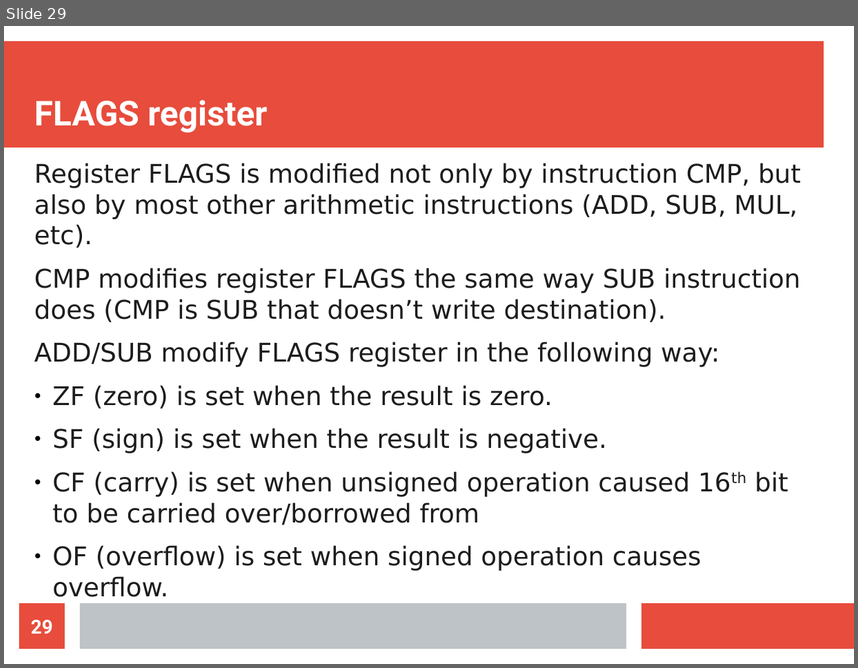
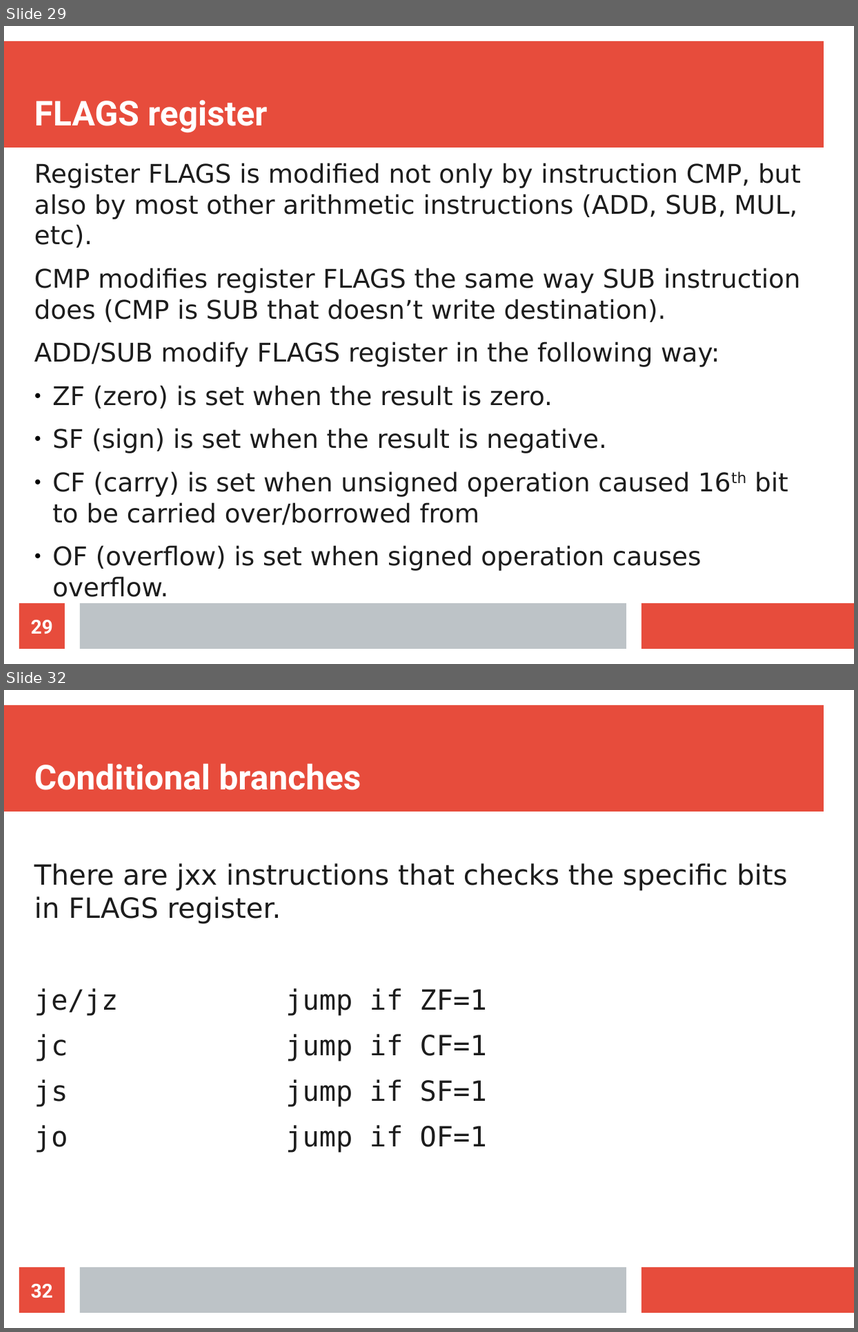
Before and after one commit to sorokin/cpp-course, a slide deck: lecture-1e.odp. Shown one above the other, each under a label of ours: slide 29 before the commit, slides 29 and 32 after it; the slides between them are not shown. The pictures are 858x668 and 858x1332 pixels, drawn with LibreOffice and Linux fonts; fonts in the diff are those of the drawing. Boxes give left, top, right and bottom in pixels: in the first picture for what was removed or moved away, otherwise in the second. Text is boxed around its words. In the diff, an @@ line names an element or a change of style, - is before the commit and + after.

```diff
--- a/lecture-1e.odp
+++ b/lecture-1e.odp
@@ slide 32 added at (4,690,854,1328), background #FFFFFF; not listed: 3 template elements that a slide beside it also shows @@
@@ title added at (34,763,361,790), 32 pt, text #FFFFFF, bold @@
+Conditional branches
@@ text added at (34,863,788,1152), 26 pt, text #1C1C1C @@
+There are jxx instructions that checks the specific bits in FLAGS register.
+je/jz jump if ZF=1
+jc jump if CF=1
+js jump if SF=1
+jo jump if OF=1
@@ page number added at (19,1267,65,1312), fill #E74C3C, 18 pt, text #FFFFFF, bold @@
+32
```
Also in this commit, not shown: 3 slides changed, 13 other slides added.
